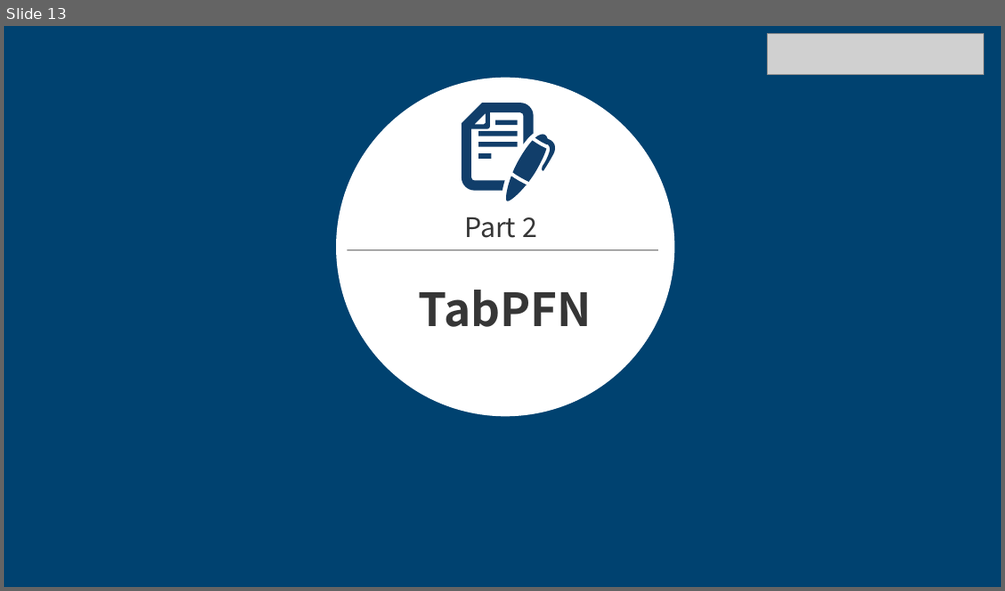
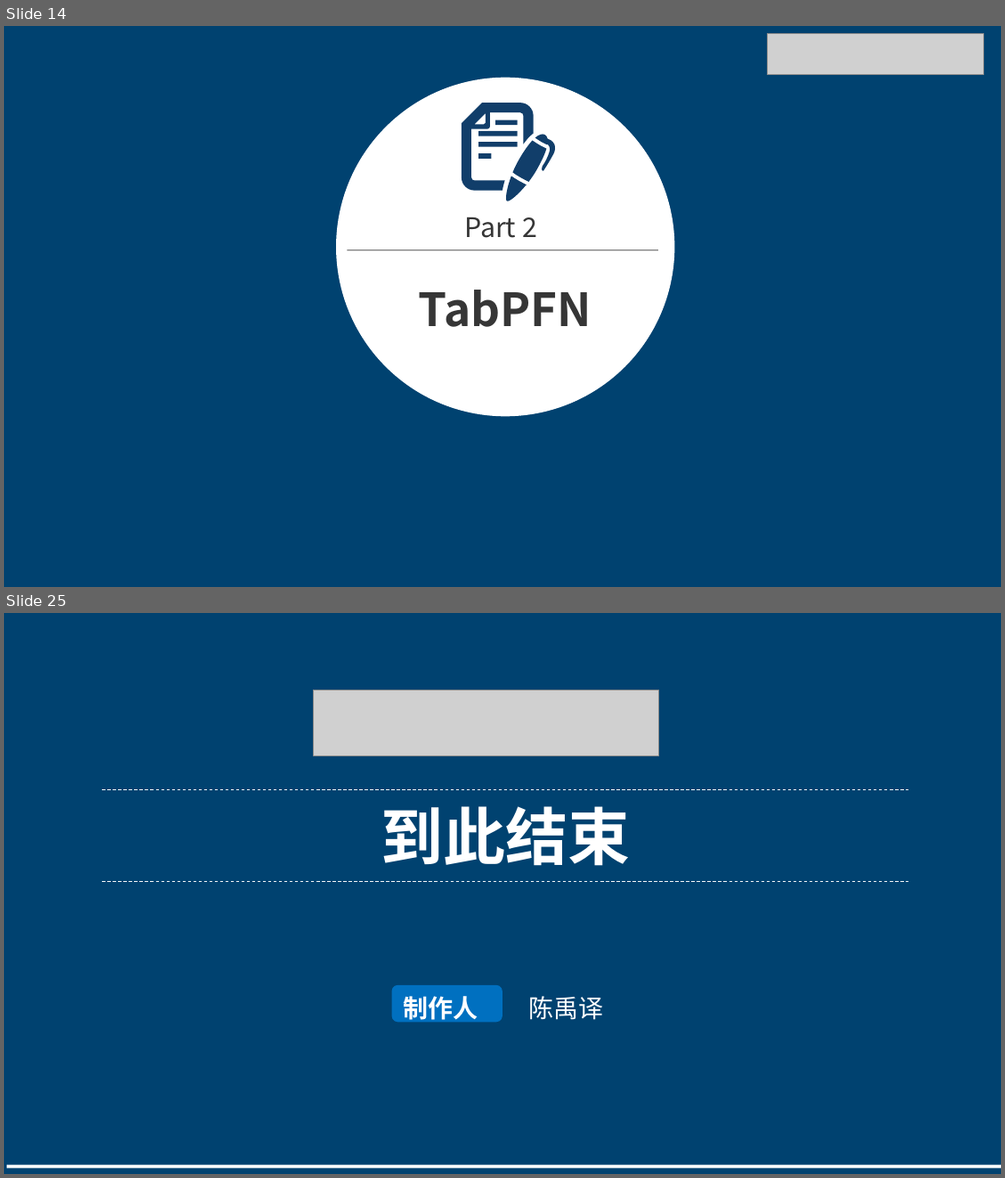
Before and after one commit to Ayana-chan/Obsidian_MyNote, a slide deck: 科研记录/TabPFN报告.pptx. Shown one above the other, each under a label of ours: slide 13 before the commit, slides 14 and 25 after it; the slides between them are not shown. The pictures are 1005x591 and 1005x1178 pixels, drawn with LibreOffice and Linux fonts; fonts in the diff are those of the drawing; grey boxes stand for pictures; background and template pictures are left out. Boxes give left, top, right and bottom in pixels: in the first picture for what was removed or moved away, otherwise in the second. Text is boxed around its words. In the diff, an @@ line names an element or a change of style, - is before the commit and + after.

```diff
--- a/科研记录/TabPFN报告.pptx
+++ b/科研记录/TabPFN报告.pptx
@@ slide 25 added at bbox=[4, 613, 1001, 1174], background picture (left out); not listed: 1 template element that a slide beside it also shows @@
@@ picture added at bbox=[314, 690, 658, 755] @@
@@ line added from (102, 789) to (909, 789), #FFFFFF 0.75 pt dashed @@
@@ text added at bbox=[380, 806, 630, 866], 60 pt, text #FFFFFF, bold @@
+到此结束
@@ line added from (102, 882) to (909, 882), #FFFFFF 0.75 pt dashed @@
@@ rounded rectangle added at bbox=[392, 985, 502, 1022], fill #0070C0 @@
@@ text added at bbox=[403, 996, 477, 1024], 24 pt, text #FFFFFF, bold @@
+制作人
@@ text added at bbox=[528, 996, 603, 1020], 24 pt, text #FFFFFF @@
+陈禹译
@@ rectangle added at bbox=[7, 1165, 1001, 1168], fill #FFFFFF @@
@@ what was slide 13 is now slide 14 @@
```
Also in this commit, not shown: 1 slide changed, 10 other slides added, 2 slides removed, 10 other files.
